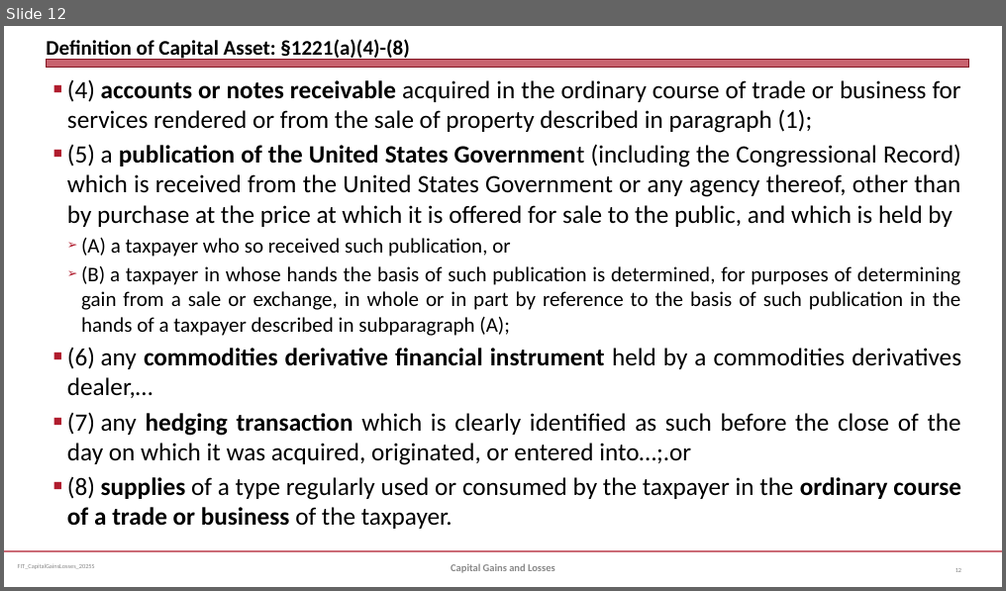
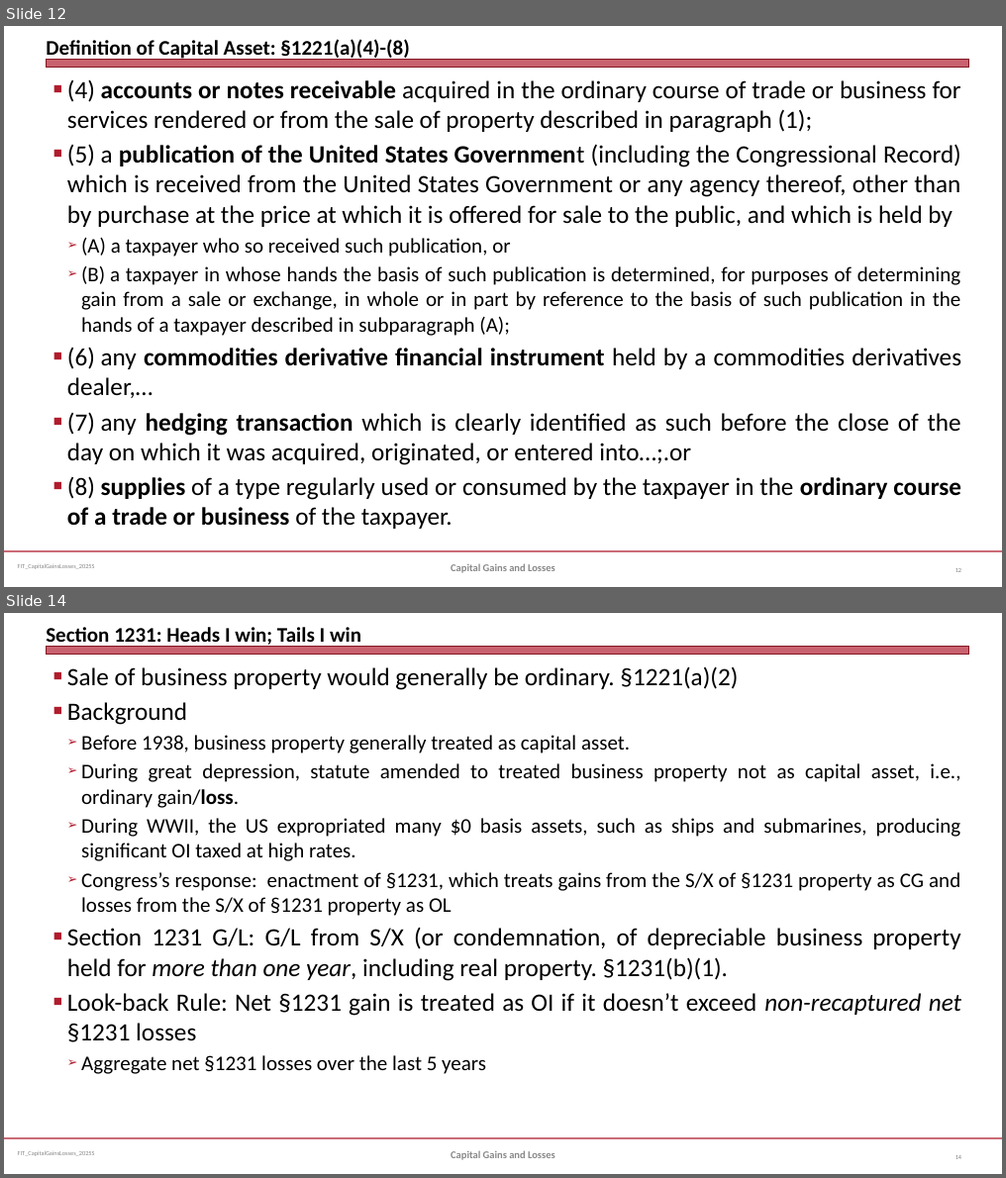
Before and after one commit to jmc877/Fed-Income-Tax, a slide deck: slides/FIT_CapitalGainsLosses_2025S.pptx. Shown one above the other, each under a label of ours: slide 12 before the commit, slides 12 and 14 after it; the slides between them are not shown. The pictures are 1006x591 and 1006x1178 pixels, drawn with LibreOffice and Linux fonts; fonts in the diff are those of the drawing. Boxes give left, top, right and bottom in pixels: in the first picture for what was removed or moved away, otherwise in the second. Text is boxed around its words. In the diff, an @@ line names an element or a change of style, - is before the commit and + after.

```diff
--- a/slides/FIT_CapitalGainsLosses_2025S.pptx
+++ b/slides/FIT_CapitalGainsLosses_2025S.pptx
@@ slide 14 added at [4, 613, 1002, 1174], background #FFFFFF; not listed: 3 template elements that a slide beside it also shows @@
@@ title added at [46, 627, 361, 648], 20 pt, text #000000, bold @@
+Section 1231: Heads I win; Tails I win
@@ text added at [67, 666, 961, 1074], 20 pt, text #000000 @@
+■ Sale of business property would generally be ordinary. §1221(a)(2)
+■ Background
+  ➢ Before 1938, business property generally treated as capital asset.
+  ➢ During great depression, statute amended to treated business property not as capital asset, i.e., ordinary gain/loss.
+  ➢ During WWII, the US expropriated many $0 basis assets, such as ships and submarines, producing significant OI taxed at high rates.
+  ➢ Congress’s response: enactment of §1231, which treats gains from the S/X of §1231 property as CG and losses from the S/X of §1231 property as OL
+■ Section 1231 G/L: G/L from S/X (or condemnation, of depreciable business property held for more than one year, including real property. §1231(b)(1).
+■ Look-back Rule: Net §1231 gain is treated as OI if it doesn’t exceed non-recaptured net §1231 losses
+  ➢ Aggregate net §1231 losses over the last 5 years
@@ text added at [450, 1151, 555, 1160], 10 pt, text #898989, bold @@
+Capital Gains and Losses
@@ page number added at [955, 1156, 961, 1159], 6 pt, text #808080 @@
+14
```
Also in this commit, not shown: 2 slides changed, 3 other slides added, 20 other files.
